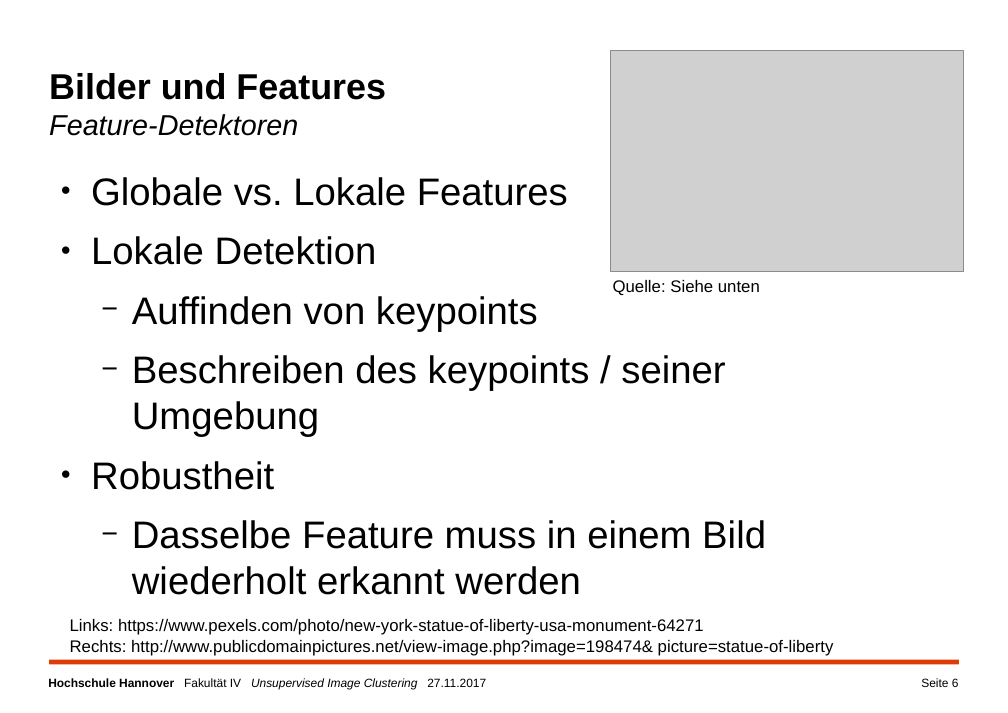
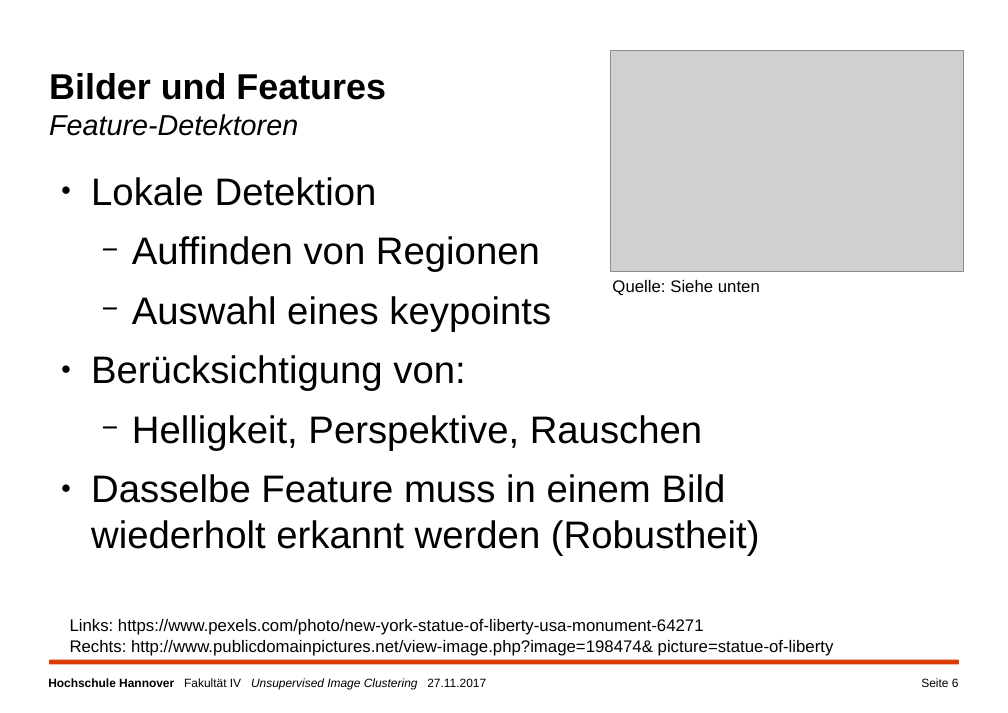
Before and after one commit to a-cl/ma-thesis, a slide deck: slide 6 of kolloquim.pptx. Drawn at 1008x713 pixels with LibreOffice and Linux fonts; fonts in the diff are those of the drawing; grey boxes stand for pictures; background and template pictures are left out. Boxes give left, top, right and bottom in pixels: in the first picture for what was removed or moved away, otherwise in the second. Text is boxed around its words. In the diff, an @@ line names an element or a change of style, - is before the commit and + after.

```diff
--- a/kolloquim.pptx
+++ b/kolloquim.pptx
@@ text at (x1=91, y1=177, x2=568, y2=206): paragraph removed @@
-● Globale vs. Lokale Features
@@ text at (x1=91, y1=236, x2=760, y2=556): text changed @@
-  − Auffinden von keypoints
-  − Beschreiben des keypoints / seiner Umgebung
-● Robustheit
-  − Dasselbe Feature muss in einem Bild wiederholt erkannt werden
+  − Auffinden von Regionen
+  − Auswahl eines keypoints
+● Berücksichtigung von:
+  − Helligkeit, Perspektive, Rauschen
+● Dasselbe Feature muss in einem Bild wiederholt erkannt werden (Robustheit)
```
Also in this commit, not shown: 12 other slides changed.
